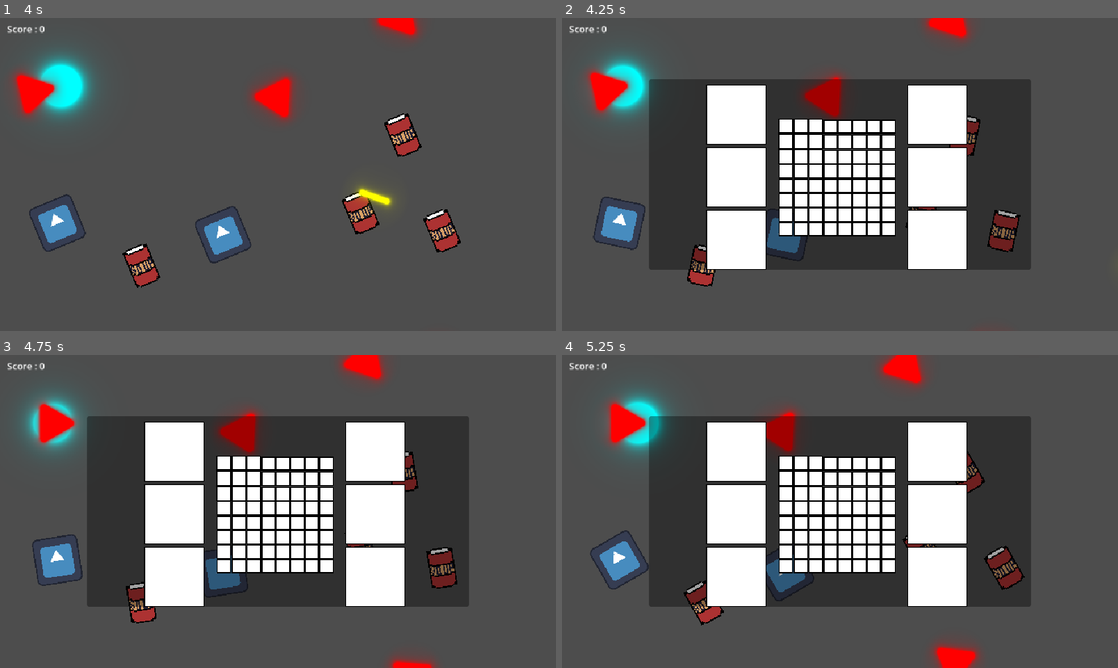
Above: before the commit, frames 1-4 (two rows, left to right).
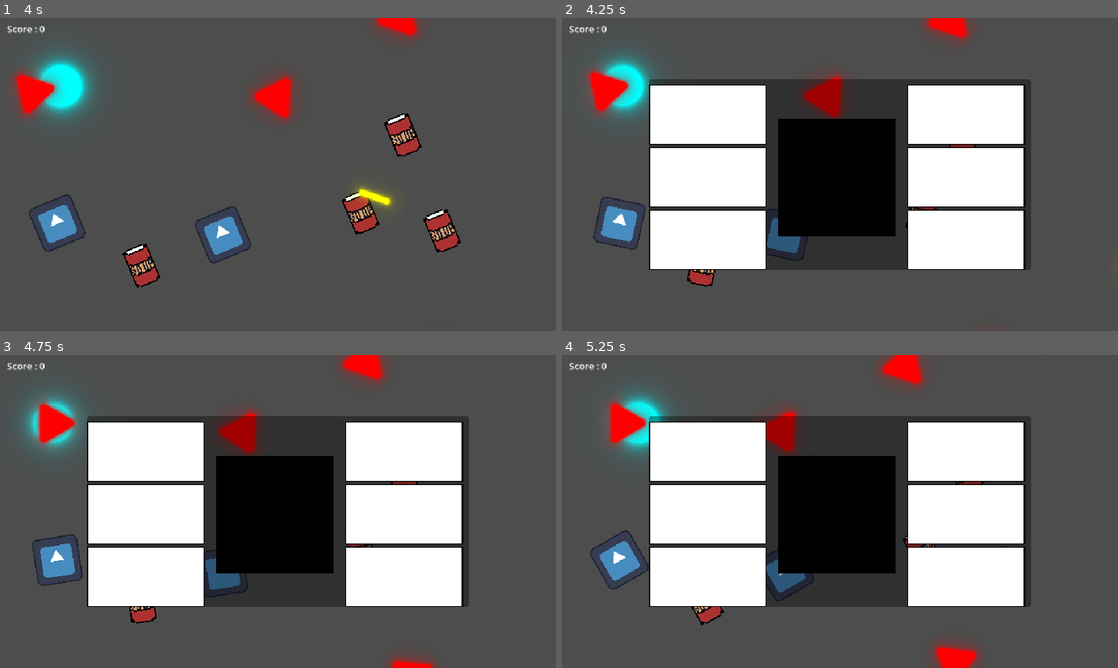
Above: after the commit, the same moments.

Repository: loco-choco/quantux-ui-experiment
Game: Godot game, scene res://main.tscn
The game is run twice, just before and just after one commit, with the same random seed, the same clock (stepped at 60 frames per second) and the same inputs. The engine's default icon, where the game draws it, is replaced by a stand-in: a white triangle on a blue panel in a dark square.
Inputs (mouse positions are in pixels of both pictures, inside the frame that each line leads up to):
- Up to frame 1 (4 s): move the mouse to (400, 158) at 0.52 s; hold Left (player_move_x_neg) 0.53-1.28 s; click (400, 158) at 0.67 s; move the mouse to (166, 190) at 1.27 s; tap Right (player_move_x_pos) at 1.35 s; click (166, 190) at 1.42 s; move the mouse to (333, 105) at 2.02 s; hold Up (player_move_y_neg) 2.03-2.78 s; click (333, 105) at 2.17 s; move the mouse to (250, 237) at 2.77 s; tap Down (player_move_y_pos) at 2.85 s; click (250, 237) at 2.92 s; move the mouse to (444, 221) at 3.52 s; tap E (shoot) at 3.6 s; click (444, 221) at 3.67 s
- Up to frame 2 (4.25 s): tap Space (hud_toggle_inventory) at 4.15 s
- Up to frame 3 (4.75 s): move the mouse to (272, 514) at 4.27 s; tap Left (player_move_x_neg) at 4.35 s; click (272, 514) at 4.42 s
- Up to frame 4 (5.25 s): click (834, 514) at 4.9 s; move the mouse to (867, 511) at 5.02 s; hold Right (player_move_x_pos) from 5.03 s (still down); click (867, 511) at 5.17 s

Frame 1 is identical in both runs. In frame 2, 18% of the frame differs, in the area x 15-84%, y 21-81%; in frame 3, 18%; in frame 4, 18%.
Error after the commit: Parse Error: Function "init_slot_data()" not found in base self. (res://inventories/grid/item_grid.gd:9)

Commit message:
refactoring slot code to not need a global state

Diff:
--- a/inventories/grid/inventory.gd
+++ b/inventories/grid/inventory.gd
@@ -1,7 +1,7 @@
 extends PanelContainer
 
 @export var inventory_item_scene: PackedScene
-@onready var item_grid: GridContainer = $MarginContainer/AspectRatioContainer/PanelContainer/MarginContainer/HBoxContainer/AspectRatioContainer/Bag
+@onready var item_grid: MatrixContainer = $MarginContainer/AspectRatioContainer/PanelContainer/MarginContainer/HBoxContainer/AspectRatioContainer/PanelContainer/Bag
 
 func add_item(item_data: ItemData) -> bool:
 	var inventory_item = inventory_item_scene.instantiate()
--- a/inventories/grid/inventory.tscn
+++ b/inventories/grid/inventory.tscn
@@ -15,6 +15,9 @@
 corner_radius_bottom_left = 5
 
 [sub_resource type="StyleBoxEmpty" id="StyleBoxEmpty_07exs"]
+
+[sub_resource type="StyleBoxFlat" id="StyleBoxFlat_07exs"]
+bg_color = Color(0, 0, 0, 1)
 
 [sub_resource type="StyleBoxEmpty" id="StyleBoxEmpty_y5r71"]
 
@@ -60,15 +63,12 @@
 
 [node name="InventorySlot2" parent="MarginContainer/AspectRatioContainer/PanelContainer/MarginContainer/HBoxContainer/QuickInventory" instance=ExtResource("3_imxn7")]
 layout_mode = 2
-alignment_horizontal = 2
 
 [node name="InventorySlot3" parent="MarginContainer/AspectRatioContainer/PanelContainer/MarginContainer/HBoxContainer/QuickInventory" instance=ExtResource("3_imxn7")]
 layout_mode = 2
-alignment_horizontal = 2
 
 [node name="InventorySlot" parent="MarginContainer/AspectRatioContainer/PanelContainer/MarginContainer/HBoxContainer/QuickInventory" instance=ExtResource("3_imxn7")]
 layout_mode = 2
-alignment_horizontal = 2
 
 [node name="VSeparator" type="VSeparator" parent="MarginContainer/AspectRatioContainer/PanelContainer/MarginContainer/HBoxContainer"]
 layout_mode = 2
@@ -84,14 +84,16 @@
 border_color = Color(0.77359074, 0.43807957, 0.12801072, 1)
 border_width = 8.0
 
-[node name="Bag" type="GridContainer" parent="MarginContainer/AspectRatioContainer/PanelContainer/MarginContainer/HBoxContainer/AspectRatioContainer"]
+[node name="PanelContainer" type="PanelContainer" parent="MarginContainer/AspectRatioContainer/PanelContainer/MarginContainer/HBoxContainer/AspectRatioContainer"]
 layout_mode = 2
-theme_override_constants/h_separation = 0
-theme_override_constants/v_separation = 0
-columns = 8
+theme_override_styles/panel = SubResource("StyleBoxFlat_07exs")
+
+[node name="Bag" type="Container" parent="MarginContainer/AspectRatioContainer/PanelContainer/MarginContainer/HBoxContainer/AspectRatioContainer/PanelContainer"]
+layout_mode = 2
 script = ExtResource("6_2obg0")
 inventory_slot_scene = ExtResource("3_imxn7")
-dimensions = Vector2i(8, 8)
+columns = 8
+rows = 8
 
 [node name="VSeparator2" type="VSeparator" parent="MarginContainer/AspectRatioContainer/PanelContainer/MarginContainer/HBoxContainer"]
 layout_mode = 2
@@ -104,12 +106,9 @@
 
 [node name="InventorySlot" parent="MarginContainer/AspectRatioContainer/PanelContainer/MarginContainer/HBoxContainer/Equipment" instance=ExtResource("3_imxn7")]
 layout_mode = 2
-alignment_horizontal = 0
 
 [node name="InventorySlot2" parent="MarginContainer/AspectRatioContainer/PanelContainer/MarginContainer/HBoxContainer/Equipment" instance=ExtResource("3_imxn7")]
 layout_mode = 2
-alignment_horizontal = 0
 
 [node name="InventorySlot3" parent="MarginContainer/AspectRatioContainer/PanelContainer/MarginContainer/HBoxContainer/Equipment" instance=ExtResource("3_imxn7")]
 layout_mode = 2
-alignment_horizontal = 0
--- /dev/null
+++ b/inventories/grid/inventory_slot.gd
@@ -0,0 +1,89 @@
+class_name InventorySlot extends PanelContainer
+
+var item_in_slot: InventoryItem = null
+
+@export var top_neighbor : InventorySlot = null
+@export var bottom_neighbor : InventorySlot = null
+@export var right_neighbor : InventorySlot = null
+@export var left_neighbor : InventorySlot = null
+
+func _gui_input(event: InputEvent) -> void:
+	if event.is_action_pressed("inventory_select"):
+		var held_item : InventoryItem = get_tree().get_first_node_in_group("held_item")
+		if held_item == null && item_in_slot != null: # Getting item from slot
+			item_in_slot.get_picked_up()
+			clear_item()
+		elif held_item != null && item_in_slot == null:  # Placing item in slot
+			if set_item(held_item):
+				item_in_slot.get_placed(held_item.global_position)
+		elif held_item != null && item_in_slot != null: # Swaping item held for the one in slot
+			var old_item : InventoryItem = item_in_slot
+			clear_item()
+			if set_item(held_item): #Swap!
+				item_in_slot.get_placed(held_item.global_position)
+				old_item.get_picked_up()
+			else: #Return old item
+				set_item(old_item)
+		## TODO Add feedback that the new item couldnt fit the slot
+		## IDEA: Make the held item shake and play a negation sfx
+
+func get_item() -> InventoryItem:
+	return item_in_slot
+
+func has_item() -> bool:
+	return item_in_slot != null
+
+func set_item(item: InventoryItem) -> bool:
+	assert(item.dimensions.x <= 0 || item.dimensions.y <= 0, "Dimension is not positive! ")
+	return _set_item_recursive_right(item, item.dimensions.x - 1, item.dimensions.y - 1)
+
+func _set_item_recursive_right(item: InventoryItem, row: int, colums: int) -> bool:
+	if item_in_slot != null:
+		return false
+	## Check neighbor to the right
+	if row > 0:
+		if right_neighbor == null:
+			return false
+		var can_set : bool = right_neighbor._set_item_recursive_right(item, row - 1, colums)
+		if !can_set:
+			return false
+	## Check neighbor under
+	if colums > 0:
+		if bottom_neighbor == null:
+			return false
+		var can_set : bool = bottom_neighbor._set_item_recursive_down(item, colums - 1)
+		if !can_set:
+			return false
+	item_in_slot = item
+	return true
+
+func _set_item_recursive_down(item: InventoryItem, column: int) -> bool:
+	## Check neighbor under
+	if item_in_slot != null:
+		return false
+	if column > 0:
+		if bottom_neighbor == null:
+			return false
+		var can_set : bool = bottom_neighbor._set_item_recursive_down(item, column - 1)
+		if !can_set:
+			return false
+	item_in_slot = item
+	return true
+
+func clear_item() -> void:
+	if item_in_slot == null:
+		return
+	_clear_item_recursive(item_in_slot)
+
+func _clear_item_recursive(item: InventoryItem) -> void:
+	if item_in_slot != item:
+		return
+	item_in_slot = null
+	if top_neighbor != null:
+		top_neighbor._clear_item_recursive(item)
+	if bottom_neighbor != null:
+		bottom_neighbor._clear_item_recursive(item)
+	if right_neighbor != null:
+		right_neighbor._clear_item_recursive(item)
+	if left_neighbor != null:
+		left_neighbor._clear_item_recursive(item)
--- a/inventories/grid/inventory_slot.tscn
+++ b/inventories/grid/inventory_slot.tscn
@@ -1,26 +1,23 @@
-[gd_scene load_steps=2 format=3 uid="uid://cjwu7tuaqcjgl"]
+[gd_scene load_steps=3 format=3 uid="uid://cjwu7tuaqcjgl"]
+
+[ext_resource type="Script" uid="uid://dmwj5wi5lhpyu" path="res://inventories/grid/inventory_slot.gd" id="1_0xh8c"]
 
 [sub_resource type="StyleBoxFlat" id="StyleBoxFlat_2l6od"]
-bg_color = Color(0, 0, 0, 1)
+border_width_left = 2
+border_width_top = 2
+border_width_right = 2
+border_width_bottom = 2
+border_color = Color(0, 0, 0, 1)
 
-[node name="InventorySlot" type="AspectRatioContainer"]
+[node name="InventorySlot" type="PanelContainer"]
 offset_right = 18.0
 offset_bottom = 18.0
 size_flags_horizontal = 3
 size_flags_vertical = 3
 mouse_filter = 2
+theme_override_styles/panel = SubResource("StyleBoxFlat_2l6od")
+script = ExtResource("1_0xh8c")
 
-[node name="PanelContainer" type="PanelContainer" parent="."]
-layout_mode = 2
-theme_override_styles/panel = SubResource("StyleBoxFlat_2l6od")
-
-[node name="MarginContainer" type="MarginContainer" parent="PanelContainer"]
-layout_mode = 2
-theme_override_constants/margin_left = 2
-theme_override_constants/margin_top = 2
-theme_override_constants/margin_right = 2
-theme_override_constants/margin_bottom = 2
-
-[node name="ColorRect" type="ColorRect" parent="PanelContainer/MarginContainer"]
+[node name="ColorRect" type="ColorRect" parent="."]
 layout_mode = 2
 mouse_filter = 2
--- a/inventories/grid/item_grid.gd
+++ b/inventories/grid/item_grid.gd
@@ -1,21 +1,29 @@
-extends GridContainer
+class_name ItemGrid extends MatrixContainer
 
-const SLOT_SIZE = 16
 @export var inventory_slot_scene: PackedScene
-@export var dimensions: Vector2i
 
-var slot_data: Array[InventoryItem] = []
+var SLOT_SIZE : float
 
 func _ready() -> void:
 	create_slots()
 	init_slot_data()
 
 func create_slots() -> void:
-	self.columns = dimensions.x
-	for y in dimensions.y:
-		for x in dimensions.x:
-			var inventory_slot = inventory_slot_scene.instantiate()
+	var slots: Array[InventorySlot] = []
+	for y in rows:
+		for x in columns:
+			var inventory_slot : InventorySlot = inventory_slot_scene.instantiate()
 			add_child(inventory_slot)
+			slots.push_back(inventory_slot)
+	for y in rows:
+		for x in columns:
+			var slot : InventorySlot = slots[x + y * rows]
+			slot.top_neighbor    = slots[x + (y - 1) * rows] if y > 0           else null
+			slot.bottom_neighbor = slots[x + (y + 1) * rows] if y < rows - 1    else null
+			slot.right_neighbor  = slots[x + 1 + y * rows]   if x < columns - 1 else null
+			slot.left_neighbor   = slots[x - 1 + y * rows]   if x > 0           else null
+
+	SLOT_SIZE = (get_child(0)  as Control).size.x
 
 func _gui_input(event: InputEvent) -> void:
 	if event is InputEventMouseButton:
@@ -49,22 +57,6 @@
 				held_item.get_placed(get_slot_coords_from_index(index))
 				add_item_to_slot_data(index, held_item)
 
-func init_slot_data() -> void:
-	slot_data.resize(dimensions.x * dimensions.y)
-	slot_data.fill(null)
-
-func get_slot_index_from_coords(coords: Vector2) -> int:
-	coords -= self.global_position
-	var int_coords = Vector2i(floor(coords / SLOT_SIZE))
-	if int_coords.x >= dimensions.x || int_coords.y >= dimensions.y:
-		return -1
-	var index = int_coords.x + int_coords.y * columns
-	if index < 0:
-		return -1
-	return index
-
-func get_slot_coords_from_index(index: int) -> Vector2:
-	return Vector2i(get_child(index).global_position)
 
 func remove_item_from_slot_data(item: InventoryItem) -> void:
 	for i in slot_data.size():
@@ -103,10 +95,10 @@
 
 
 func item_fits(index: int, dim: Vector2i) -> bool:
-	if index % dimensions.y  + dim.x - 1 >= dimensions.x:
+	if index % columns + dim.x - 1 >= rows:
 		return false
 	@warning_ignore("integer_division")
-	if index / dimensions.y + dim.y - 1 >= dimensions.y:
+	if index / columns + dim.y - 1 >= columns:
 		return false
 	return true
 
--- a/items/inventory_item.tscn
+++ b/items/inventory_item.tscn
@@ -10,7 +10,6 @@
 offset_right = 16.0
 offset_bottom = 16.0
 pivot_offset = Vector2(8, 8)
-mouse_filter = 2
 
 [node name="Icon" type="TextureRect" parent="PanelContainer"]
 texture_filter = 1
--- a/items/item.gd
+++ b/items/item.gd
@@ -1,6 +1,4 @@
-extends Area2D
-
-class_name Item
+class_name Item extends Area2D
 
 @export var item_data: ItemData
 
Not shown: 1 places in inventories/grid/inventory.tscn that only renumber resources
Not shown, added: inventories/grid/inventory_slot.gd.uid
